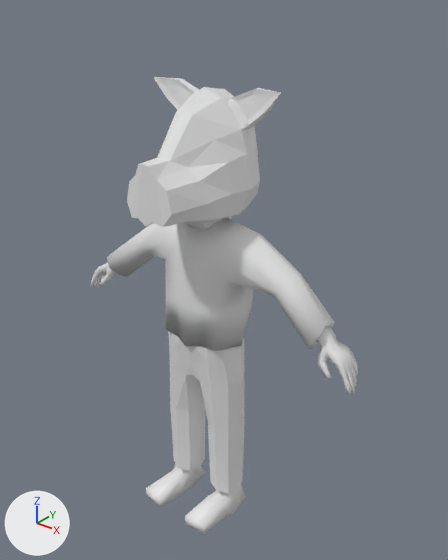
One commit to the Blender file projects/marloth/client/assets/blend/models/person.blend: the scene before it, then after it.
Rendered twice from a camera (50 mm lens) standing at (1.838, -2.137, 2.738) and looking at (0.05, 0.098, 1.353). Every picture has the same lights, and +X, +Y and +Z are marked at lower left. Materials are left out; every surface is plain grey.

Names of what the first picture shows: 'hog-head', 'pants', 'person-body', 'shirt'.
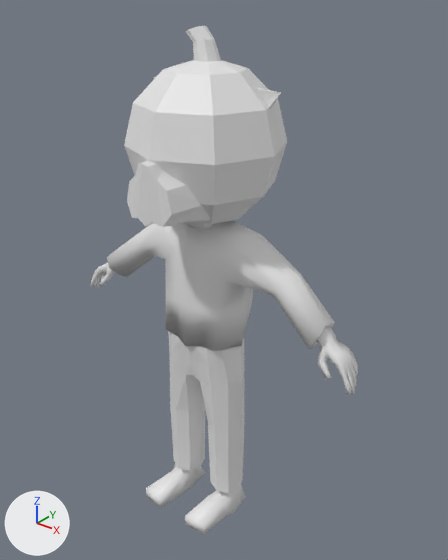
Edits to the scene script, one JSON object a line:
```json
{"op": "remove", "block": "ob_pumpkin_head", "code": "ob_pumpkin_head.hide_set(True)"}
```

What differs and where, as boxes (x1, y1, x2, y2) in the pictures (448 x 560 px):
```json
{"object": "pumpkin-head", "change": "shown", "after": [124, 25, 287, 224]}
{"object": "hog-head", "change": "unchanged, covered by the edit", "before": [127, 77, 281, 229], "after": [127, 77, 281, 229]}
```
